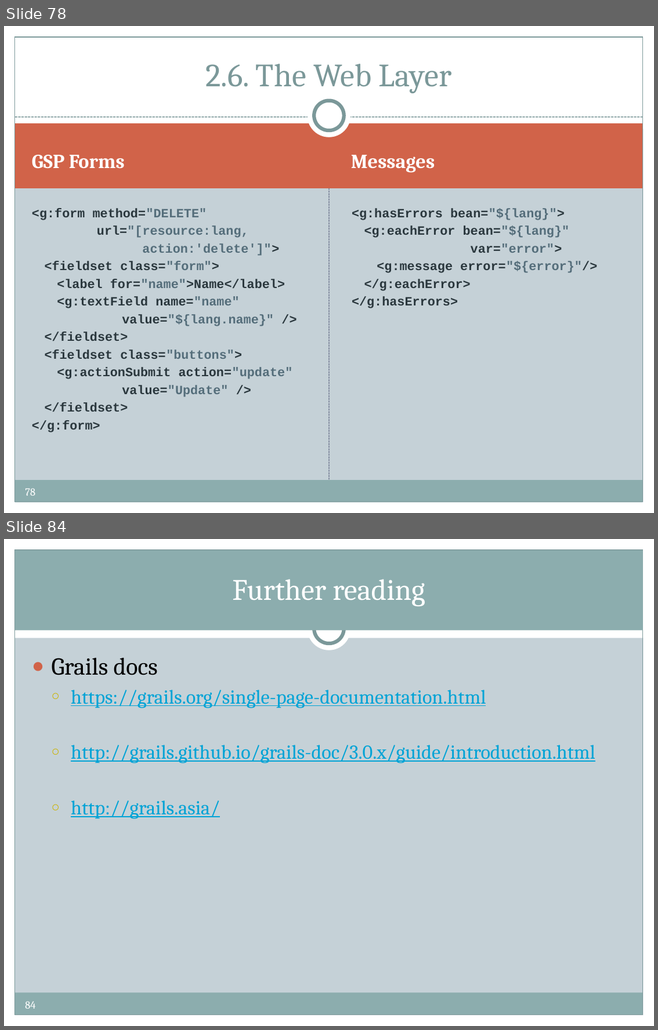
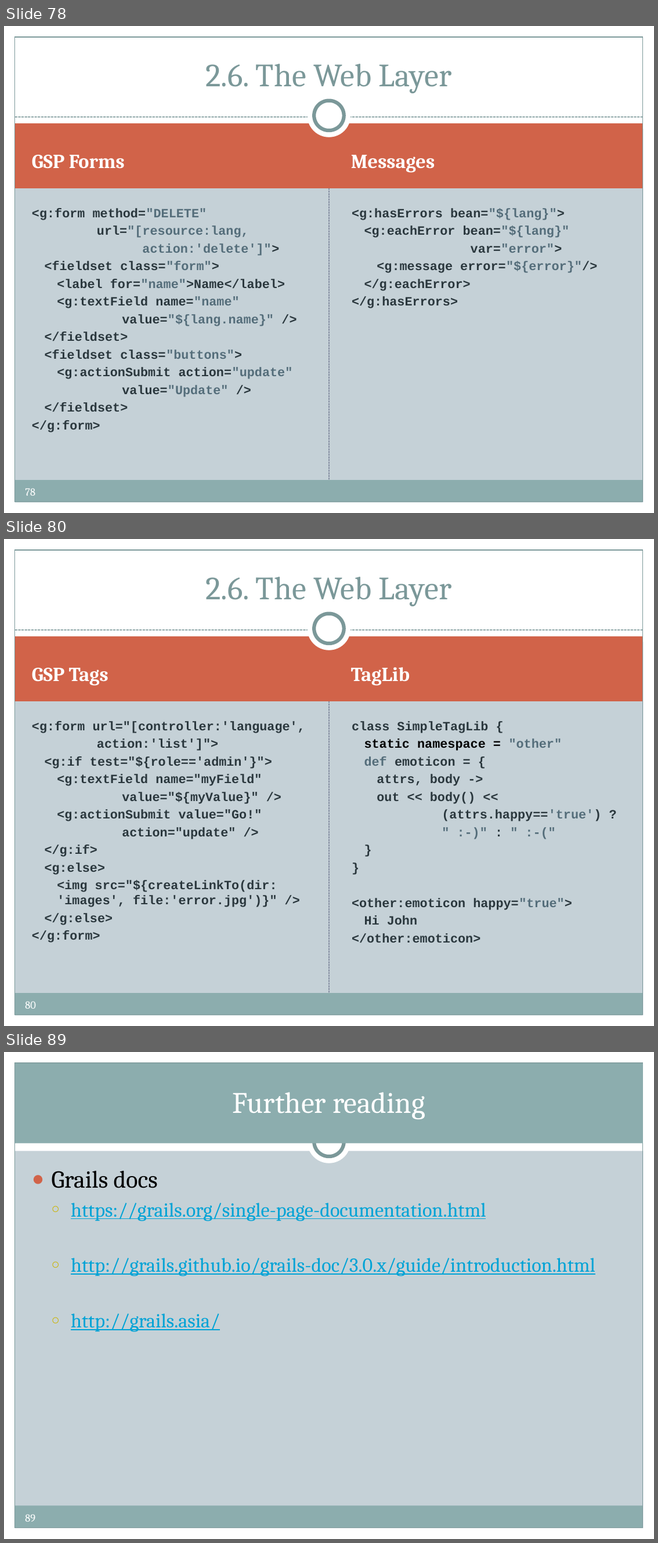
Before and after one commit to pronoide/groovy-and-grails-training-greach-2015, a slide deck: ppts/GROOVY & GRAILS.pptx. Shown one above the other, each under a label of ours: slides 78 and 84 before the commit, slides 78, 80 and 89 after it; the slides between them are not shown. The pictures are 658x1030 and 658x1543 pixels, drawn with LibreOffice and Linux fonts; fonts in the diff are those of the drawing; background and template pictures are left out. Boxes give left, top, right and bottom in pixels: in the first picture for what was removed or moved away, otherwise in the second. Text is boxed around its words. In the diff, an @@ line names an element or a change of style, - is before the commit and + after.

```diff
--- a/ppts/GROOVY & GRAILS.pptx
+++ b/ppts/GROOVY & GRAILS.pptx
@@ slide 80 added at [4,539,654,1026], background #C5D1D7; not listed: 12 template elements that a slide beside it also shows @@
@@ title added at [205,577,452,606], 36 pt, text #7C999A @@
+2.6. The Web Layer
@@ text added at [32,668,108,685], 22 pt, text #FFFFFF, bold @@
+GSP Tags
@@ text added at [351,667,409,685], 22 pt, text #FFFFFF, bold @@
+TagLib
@@ text added at [32,721,305,943], 14 pt, text #2A373D, bold @@
+<g:form url="[controller:'language',
+action:'list']">
+  <g:if test="${role=='admin'}">
+    <g:textField name="myField"
+    value="${myValue}" />
+    <g:actionSubmit value="Go!"
+    action="update" />
+  </g:if>
+  <g:else>
+    <img src="${createLinkTo(dir: 'images', file:'error.jpg')}" />
+  </g:else>
+</g:form>
@@ text added at [351,721,601,943], 14 pt, text #2A373D, bold @@
+class SimpleTagLib {
+  static namespace = "other"
+  def emoticon = {
+    attrs, body ->
+    out << body() <<
+    (attrs.happy=='true') ?
+    " :-)" : " :-("
+  }
+}
+<other:emoticon happy="true">
+  Hi John
+</other:emoticon>
@@ what was slide 84 is now slide 89 @@
@@ page number at [25,1514,35,1522]: text changed @@
-84
+89
```
Also in this commit, not shown: 4 slides changed, 5 other slides added, 1 slide removed.
